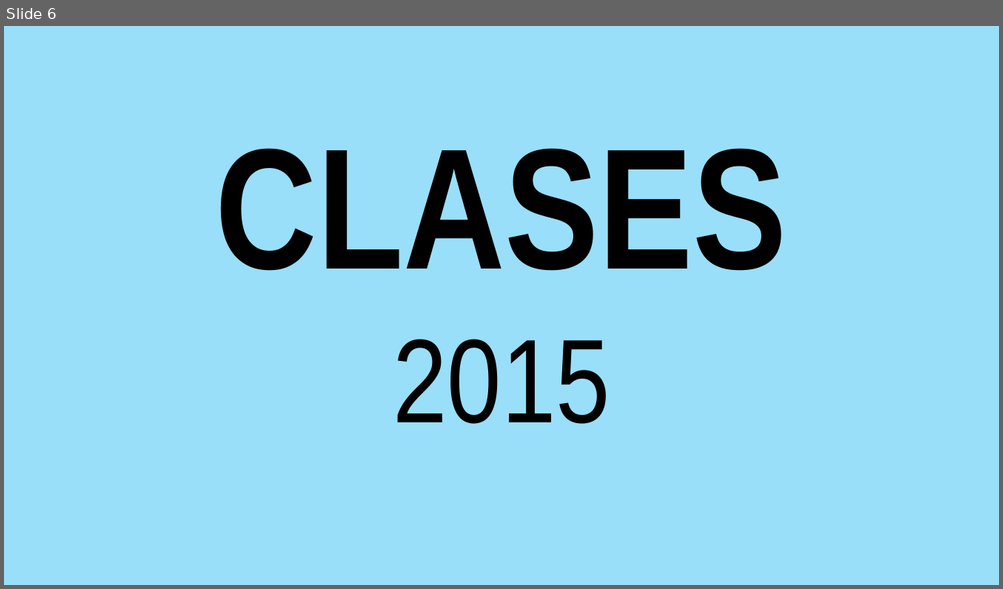
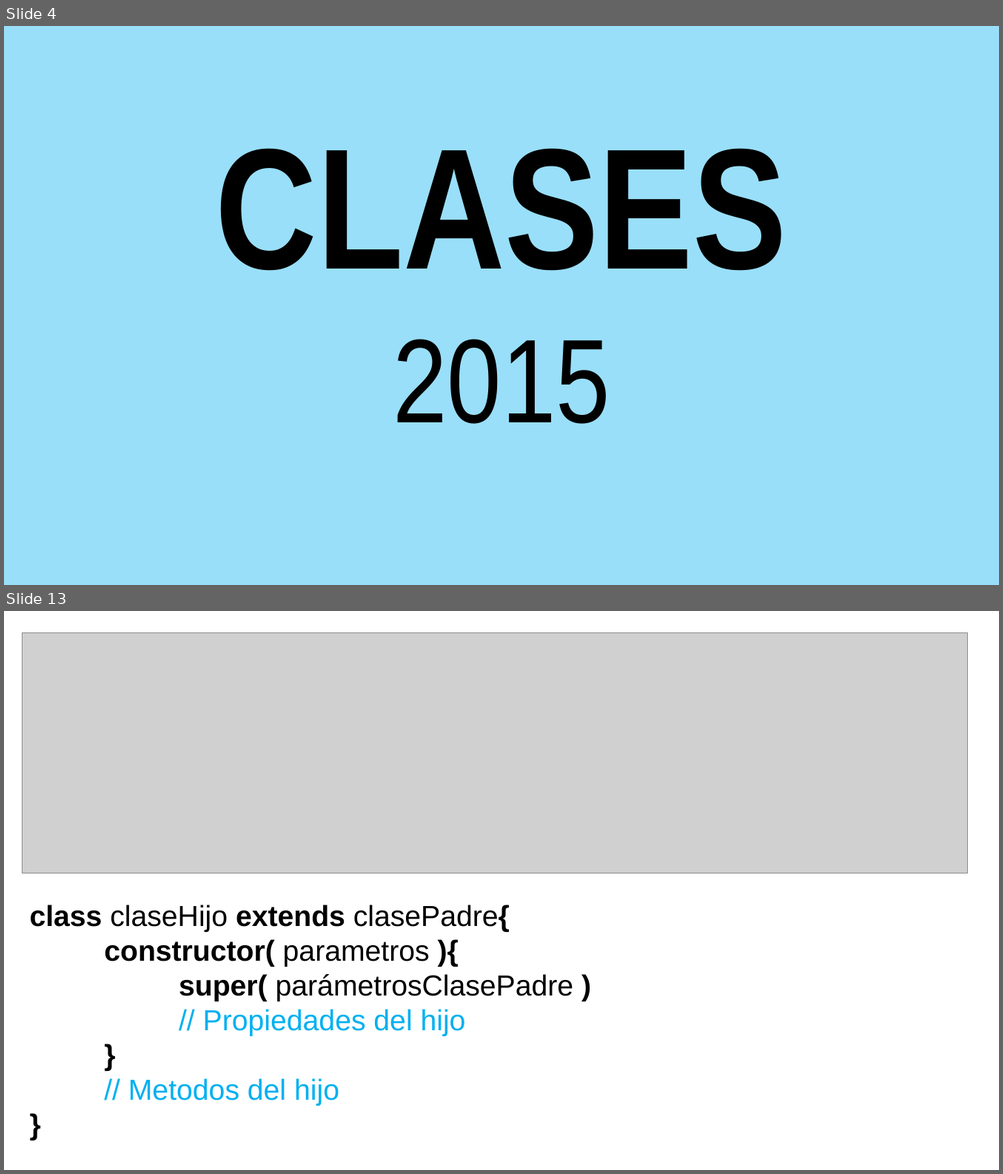
Before and after one commit to YPZ-24/Curso_FundamentosJS, a slide deck: Presentaciones/clase7.pptx. Shown one above the other, each under a label of ours: slide 6 before the commit, slides 4 and 13 after it; the slides between them are not shown. The pictures are 1003x589 and 1003x1174 pixels, drawn with LibreOffice and Linux fonts; fonts in the diff are those of the drawing; grey boxes stand for pictures; background and template pictures are left out. Boxes give left, top, right and bottom in pixels: in the first picture for what was removed or moved away, otherwise in the second. Text is boxed around its words. In the diff, an @@ line names an element or a change of style, - is before the commit and + after.

Commit message:
Clases

```diff
--- a/Presentaciones/clase7.pptx
+++ b/Presentaciones/clase7.pptx
@@ slide 13 added at [4,611,999,1170], background picture (left out) @@
@@ picture added at [22,632,967,873] @@
@@ text added at [30,905,574,1106], 28 pt, text #000000 @@
+class claseHijo extends clasePadre{
+constructor( parametros ){
+super( parámetrosClasePadre )
+// Propiedades del hijo
+}
+// Metodos del hijo
+}
@@ what was slide 6 is now slide 4 @@
```
Also in this commit, not shown: 2 slides changed, 8 other slides added, 1 slide removed, 5 other files.
